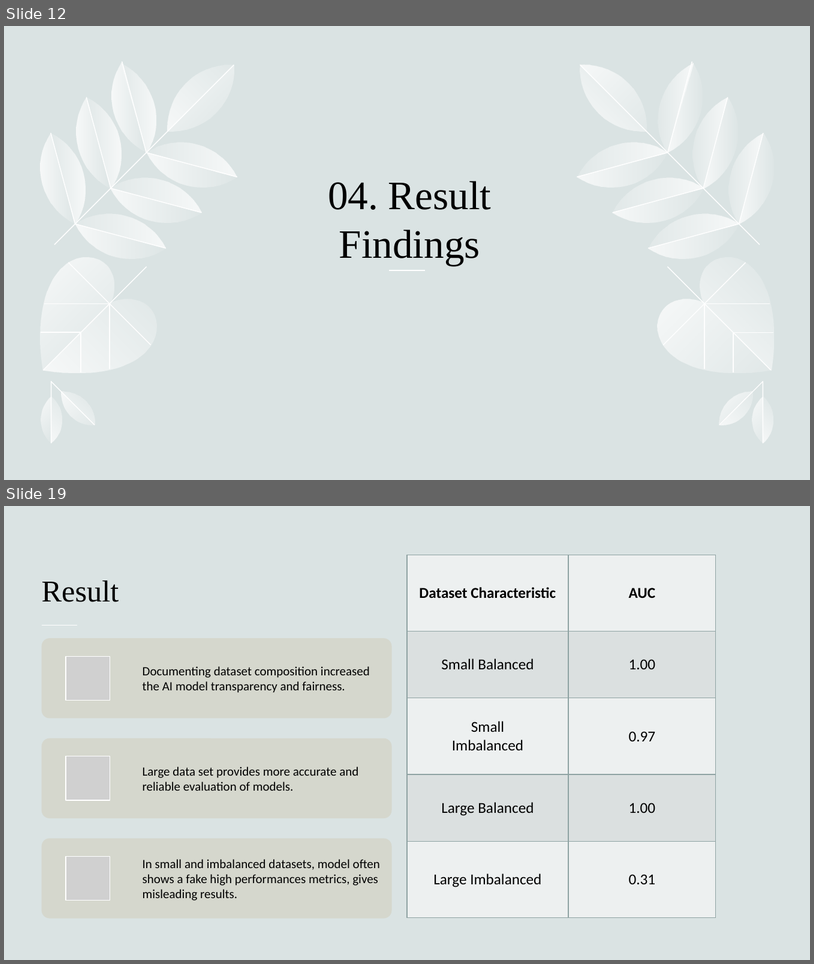
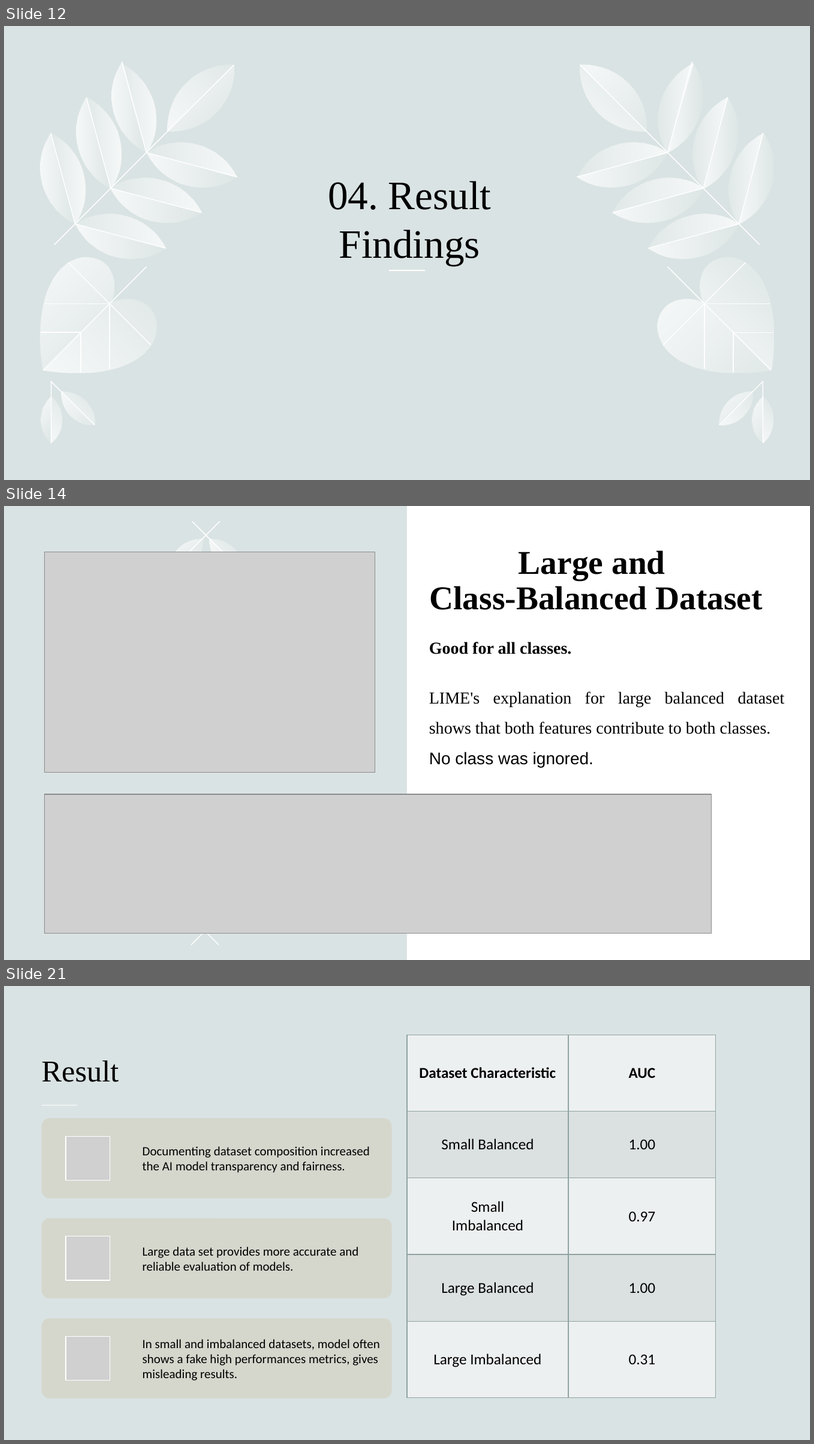
Before and after one commit to hennypurwadi/Imbalanced-or-Balanced-Dataset-Composition, a slide deck: 202370140_XAI_Presentation_1.pptx. Shown one above the other, each under a label of ours: slides 12 and 19 before the commit, slides 12, 14 and 21 after it; the slides between them are not shown. The pictures are 814x964 and 814x1444 pixels, drawn with LibreOffice and Linux fonts; fonts in the diff are those of the drawing; grey boxes stand for pictures. Boxes give left, top, right and bottom in pixels: in the first picture for what was removed or moved away, otherwise in the second. Text is boxed around its words. In the diff, an @@ line names an element or a change of style, - is before the commit and + after.

```diff
--- a/202370140_XAI_Presentation_1.pptx
+++ b/202370140_XAI_Presentation_1.pptx
@@ slide 14 added at [4,506,810,960], background #DAE3E3; not listed: 1 template element that a slide beside it also shows @@
@@ group added at [162,521,250,580]: 4 freeform shapes, 2 lines @@
@@ picture added at [45,552,375,772] @@
@@ title added at [429,550,763,610], 39.6 pt, text #000000, bold @@
+Large and
+Class-Balanced Dataset
@@ text added at [429,642,785,767], 20 pt, text #000000 @@
+Good for all classes.
+LIME's explanation for large balanced dataset shows that both features contribute to both classes.
+No class was ignored.
@@ picture added at [45,794,712,933] @@
@@ group added at [161,894,249,945]: 2 freeform shapes, 2 lines @@
@@ what was slide 19 is now slide 21 @@
```
Also in this commit, not shown: 9 slides changed, 2 other slides added, 1 slide removed, 1 other file.
